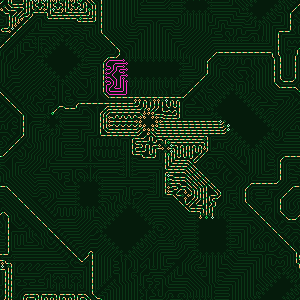
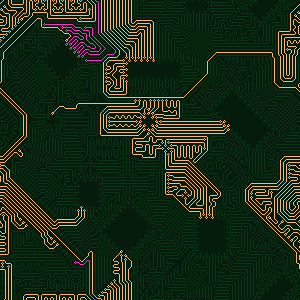
Two versions of the same layered image (300 × 300). Layer-by-layer changes:
hid "frame 1", painted on it over box(0, 0, 300, 300)
painted on "animated paths" over box(0, 0, 300, 300)
